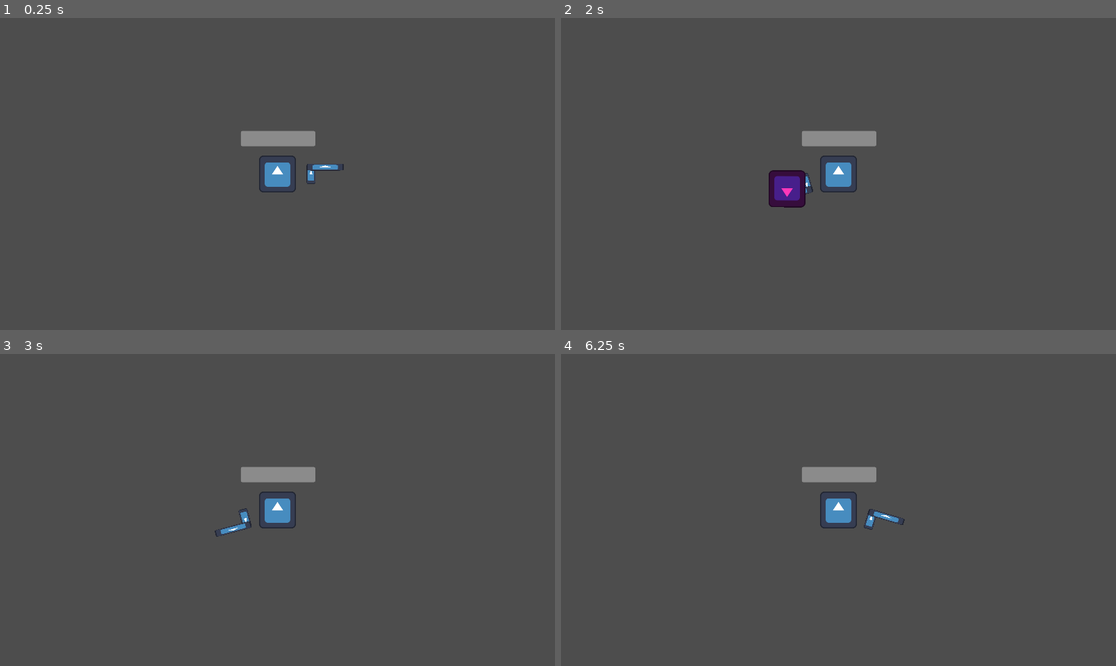
Above: before the commit, frames 1-4 (two rows, left to right).
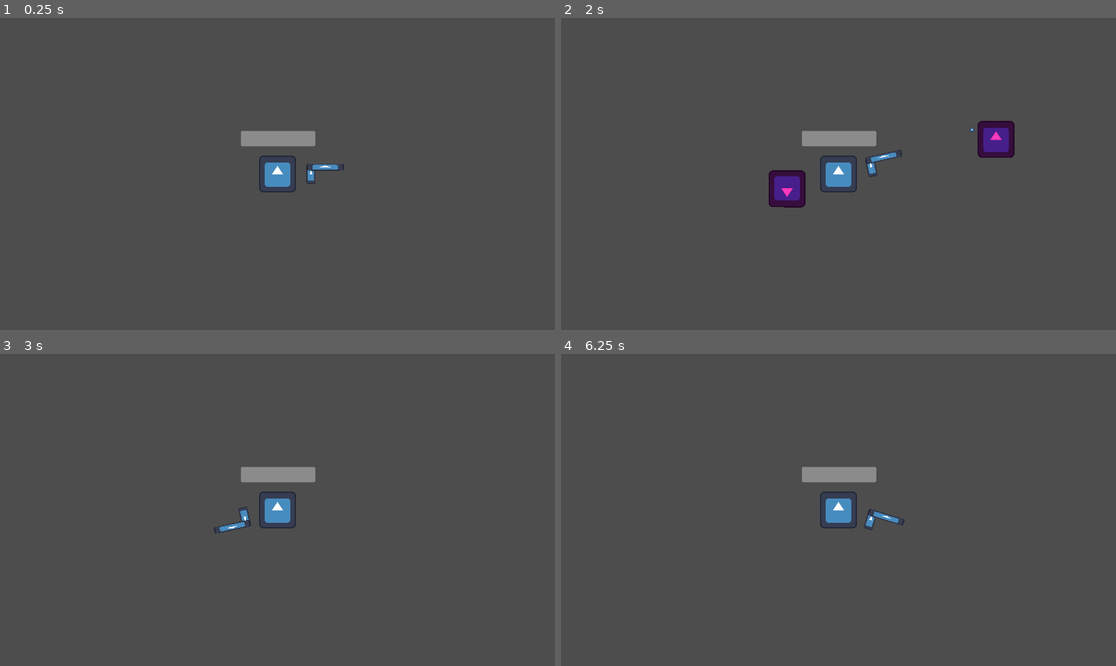
Above: after the commit, the same moments.

Repository: gdquest-demos/getting-started-with-godot-4
Game: Godot game, scene res://vampire_survivors/survivors.tscn
The game is run twice, just before and just after one commit, with the same random seed, the same clock (stepped at 60 frames per second) and the same inputs. The project has no main scene, so this scene is started directly. The engine's default icon, where the game draws it, is replaced by a stand-in: a white triangle on a blue panel in a dark square.
Inputs (mouse positions are in pixels of both pictures, inside the frame that each line leads up to):
- Up to frame 1 (0.25 s): no input
- Up to frame 2 (2 s): tap Enter at 0.5 s; move the mouse to (960, 158) at 0.52 s; hold D (move_right) 0.53-1.28 s; tap Space (jump) at 0.77, 1.52 s; move the mouse to (727, 189) at 1.27 s; hold S (move_back) from 1.28 s (still down)
- Up to frame 3 (3 s): move the mouse to (333, 441) at 2.02 s; release S (move_back) at 2.03 s; hold D (move_right) 2.03-2.78 s; move the mouse to (249, 572) at 2.77 s; hold W (move_forward) from 2.78 s (still down)
- Up to frame 4 (6.25 s): tap Space (jump) at 3.02, 3.77, 4.52, 6.02 s; move the mouse to (1005, 556) at 3.52 s; release W (move_forward) at 3.53 s; hold A (move_left) 3.53-5.03 s; move the mouse to (672, 463) at 4.27 s; move the mouse to (866, 510) at 5.02 s; hold S (move_back) 5.03-5.78 s; move the mouse to (755, 432) at 5.77 s; hold D (move_right) from 5.78 s (still down)

Frame 1 is identical in both runs. In frame 2, 1.0% of the frame differs, in the area x 44-82%, y 32-57%; in frame 3, 0.1%; in frame 4, less than 0.1%.

Commit message:
simplify 2d project

Diff:
--- a/fps/button.gd
+++ b/fps/button.gd
@@ -1,6 +1,6 @@
 extends Area3D
 
-@onready var animation_player = $AnimationPlayer
+@onready var animation_player = %AnimationPlayer
 
 
 func _on_body_entered(body):
--- a/fps/button.tscn
+++ b/fps/button.tscn
@@ -99,6 +99,7 @@
 skeleton = NodePath("../..")
 
 [node name="AnimationPlayer" type="AnimationPlayer" parent="."]
+unique_name_in_owner = true
 libraries = {
 "": SubResource("AnimationLibrary_8xept")
 }
--- a/fps/turret.gd
+++ b/fps/turret.gd
@@ -1,7 +1,7 @@
 extends StaticBody3D
 
-@onready var timer = $Timer
-@onready var marker_3d = $MeshInstance3D2/Marker3D
+@onready var timer = %Timer
+@onready var marker_3d = %Marker3D
 
 
 func _on_area_3d_body_entered(body):
--- a/fps/turret.tscn
+++ b/fps/turret.tscn
@@ -33,6 +33,7 @@
 mesh = SubResource("CylinderMesh_b8m36")
 
 [node name="Marker3D" type="Marker3D" parent="MeshInstance3D2"]
+unique_name_in_owner = true
 transform = Transform3D(-1, 0, -8.74228e-08, 0, 1, 0, 8.74228e-08, 0, -1, 0, -0.0910144, -0.906389)
 gizmo_extents = 0.39
 
@@ -50,6 +51,7 @@
 shape = SubResource("CylinderShape3D_4wy0k")
 
 [node name="Timer" type="Timer" parent="."]
+unique_name_in_owner = true
 wait_time = 0.3
 
 [connection signal="body_entered" from="Area3D" to="." method="_on_area_3d_body_entered"]
--- a/vampire_survivors/CharacterBody2D.gd
+++ b/vampire_survivors/CharacterBody2D.gd
@@ -4,8 +4,8 @@
 
 var health = 100.0
 
-@onready var hurt_box = $HurtBox
-@onready var health_bar = $HealthBar
+@onready var hurt_box = %HurtBox
+@onready var health_bar = %HealthBar
 
 
 func _physics_process(delta):
@@ -22,4 +22,6 @@
 		health -= DAMAGE_RATE * overlapping_mobs.size() * delta
 		health_bar.value = health
 		if health <= 0.0:
+			# consider using queue_free and listening to tree_exited
+			# unless you mean to have an animation / juice
 			health_depleted.emit()
--- a/vampire_survivors/Gun.gd
+++ b/vampire_survivors/Gun.gd
@@ -1,20 +1,20 @@
 extends Area2D
 
-@onready var timer = $Timer
-@onready var shooting_point = $WeaponPivot/ShootingPoint
+@onready var timer = %Timer
+@onready var shooting_point = %ShootingPoint
 
 func _process(delta):
 	var enemies_in_range = get_overlapping_bodies()
-	if enemies_in_range:
+	if enemies_in_range.size() > 0:
 		var target_enemy = enemies_in_range.front()
 		look_at(target_enemy.global_position)
-		if timer.is_stopped():
-			shoot_at(target_enemy)
 
-func shoot_at(target):
-	timer.start()
-
+func shoot():
 	const BULLET = preload("res://vampire_survivors/bullet_2d.tscn")
 	var new_bullet = BULLET.instantiate()
 	new_bullet.global_transform = shooting_point.global_transform
 	shooting_point.add_child(new_bullet)
+
+
+func _on_timer_timeout() -> void:
+	shoot()
--- a/vampire_survivors/game.gd
+++ b/vampire_survivors/game.gd
@@ -1,8 +1,8 @@
 extends Node
 
 @onready var path_follow_2d = %PathFollow2D
-@onready var label = $Label
-@onready var game_over = $GameOver
+@onready var label = %Label
+@onready var game_over = %GameOver
 
 
 func spawn_mob():
--- a/vampire_survivors/gun.tscn
+++ b/vampire_survivors/gun.tscn
@@ -29,9 +29,13 @@
 texture = ExtResource("2_dyoc6")
 
 [node name="ShootingPoint" type="Marker2D" parent="WeaponPivot"]
+unique_name_in_owner = true
 position = Vector2(112, -24)
 gizmo_extents = 30.6
 
 [node name="Timer" type="Timer" parent="."]
+unique_name_in_owner = true
 wait_time = 0.353
-one_shot = true
+autostart = true
+
+[connection signal="timeout" from="Timer" to="." method="_on_timer_timeout"]
--- a/vampire_survivors/player.tscn
+++ b/vampire_survivors/player.tscn
@@ -24,6 +24,7 @@
 [node name="Gun" parent="." instance=ExtResource("3_bt0kc")]
 
 [node name="HurtBox" type="Area2D" parent="."]
+unique_name_in_owner = true
 collision_layer = 0
 collision_mask = 2
 monitorable = false
@@ -32,6 +33,7 @@
 shape = SubResource("RectangleShape2D_kfffa")
 
 [node name="HealthBar" type="ProgressBar" parent="."]
+unique_name_in_owner = true
 z_index = 100
 offset_left = -127.0
 offset_top = -149.0
--- a/vampire_survivors/survivors.tscn
+++ b/vampire_survivors/survivors.tscn
@@ -28,6 +28,7 @@
 [node name="Mob" parent="." instance=ExtResource("5_iqmcr")]
 
 [node name="GameOver" type="CanvasLayer" parent="."]
+unique_name_in_owner = true
 visible = false
 
 [node name="ColorRect" type="ColorRect" parent="GameOver"]
@@ -39,6 +40,7 @@
 color = Color(0, 0, 0, 0.439216)
 
 [node name="Label" type="Label" parent="GameOver/ColorRect"]
+unique_name_in_owner = true
 layout_mode = 1
 anchors_preset = 8
 anchor_left = 0.5
